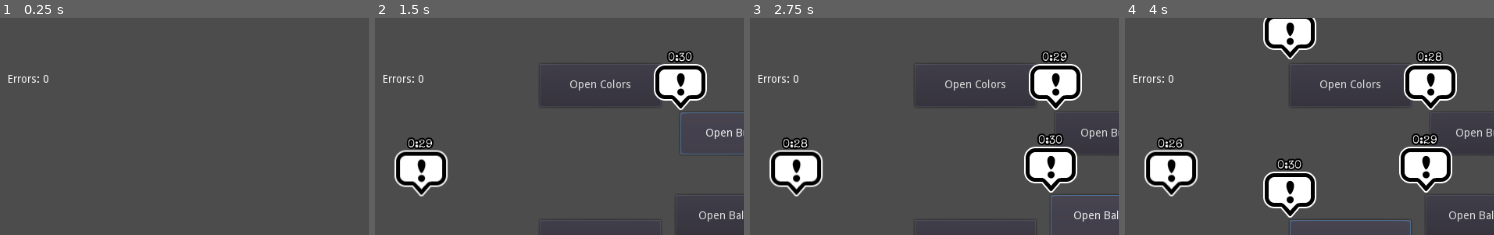
Above: before the commit, frames 1-4 (left to right).
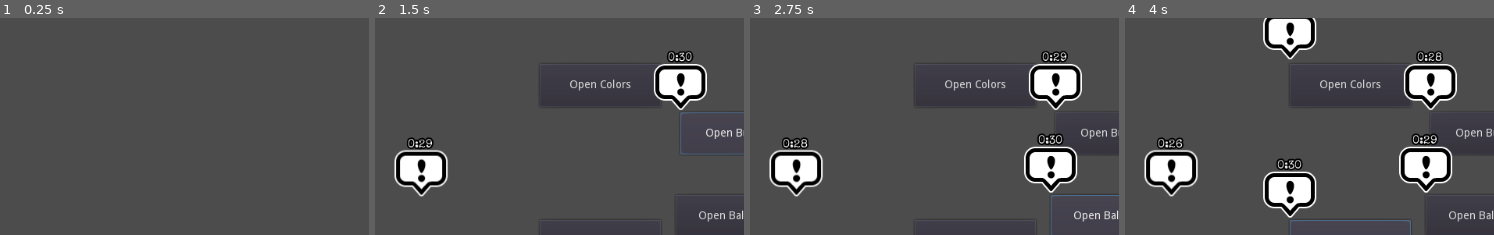
Above: after the commit, the same moments.

Repository: hupijekku/LD46
Game: Godot game, scene res://Scenes/Games/Main.tscn
Two runs of this game, one before a commit and one after it. Both use one fixed random seed, a clock stepped at 60 frames per second and the inputs below.
Inputs:
- Up to frame 1 (0.25 s): no input
- Up to frame 2 (1.5 s): click "START" at 0.5 s; click "Open ButtonX" at 1.25 s
- Up to frame 3 (2.75 s): click "Open BallMaze" at 2 s
- Up to frame 4 (4 s): click "Open Colors" at 2.75 s; click "Open ColorText" at 3.5 s
The pictures show only the part of the screen within x 41-91%, y 25-75%; the shares and areas given below are measured in that part.

The runs differ from the first frame. In frame 1, 0.2% of the frame differs, in the area x 2-14%, y 26-30%; in frame 2, 0.2%; in frame 3, 0.2%; in frame 4, 0.2%.

Commit message:
maze reset

Diff:
--- a/Project/Scenes/Games/Main.tscn
+++ b/Project/Scenes/Games/Main.tscn
@@ -173,11 +173,12 @@
 rect_rotation = 2.75544
 
 [node name="Mistakes" type="Label" parent="GUI"]
+visible = false
 margin_left = 398.947
 margin_top = 212.632
 margin_right = 451.947
 margin_bottom = 226.632
-text = "Errors: 0"
+text = "Mistakes: 0"
 __meta__ = {
 "_edit_use_anchors_": false
 }
--- a/Project/Scenes/Games/Maze/BallMaze.tscn
+++ b/Project/Scenes/Games/Maze/BallMaze.tscn
@@ -6,6 +6,9 @@
 [ext_resource path="res://Scripts/BallMaze.gd" type="Script" id=4]
 [ext_resource path="res://Themes/GameLabel.tres" type="Theme" id=5]
 [ext_resource path="res://Themes/ButtonDefault.tres" type="Theme" id=6]
+[ext_resource path="res://Sprites/reset.png" type="Texture" id=7]
+[ext_resource path="res://Sprites/reset_hover.png" type="Texture" id=8]
+[ext_resource path="res://Scripts/Ball.gd" type="Script" id=9]
 
 [sub_resource type="RectangleShape2D" id=1]
 extents = Vector2( 2, 2 )
@@ -90,6 +93,18 @@
 "_edit_use_anchors_": false
 }
 
+[node name="TextureButton" type="TextureButton" parent="Panel"]
+margin_left = 5.0
+margin_top = 5.0
+margin_right = 37.0
+margin_bottom = 37.0
+texture_normal = ExtResource( 7 )
+texture_pressed = ExtResource( 7 )
+texture_hover = ExtResource( 8 )
+__meta__ = {
+"_edit_use_anchors_": false
+}
+
 [node name="BallMaze" type="Node2D" parent="."]
 position = Vector2( 512, 304 )
 
@@ -113,6 +128,7 @@
 contacts_reported = 1
 contact_monitor = true
 can_sleep = false
+script = ExtResource( 9 )
 
 [node name="Sprite" type="Sprite" parent="BallMaze/Ball"]
 scale = Vector2( 3, 3 )
@@ -121,5 +137,8 @@
 [node name="CollisionShape2D" type="CollisionShape2D" parent="BallMaze/Ball"]
 position = Vector2( 0, 0.0437622 )
 shape = SubResource( 3 )
+
+[node name="Timer" type="Timer" parent="."]
 [connection signal="pressed" from="Panel/Button" to="." method="_on_Button_pressed"]
+[connection signal="pressed" from="Panel/TextureButton" to="." method="_on_reset_pressed"]
 [connection signal="body_entered" from="BallMaze/Ball" to="." method="_on_Ball_body_entered"]
--- /dev/null
+++ b/Project/Scripts/Ball.gd
@@ -0,0 +1,18 @@
+extends RigidBody2D
+
+var should_reset = false
+var positions = []
+var ballpos = 0
+
+func _ready():
+	pass
+
+func _integrate_forces(state):
+	if should_reset:
+		var x = positions[ballpos].x*4
+		var y = positions[ballpos].y*4
+		x = 512 + x
+		y = 304 + y
+		state.transform = Transform2D(0, Vector2(x, y))
+		state.linear_velocity = Vector2()
+		should_reset = false
--- a/Project/Scripts/BallMaze.gd
+++ b/Project/Scripts/BallMaze.gd
@@ -4,14 +4,20 @@
 var moved
 export var sensitivity = 1000
 var positions = [Vector2(-18,-18), Vector2(18,-18), Vector2(-18,18), Vector2(18,10)]
+var ballpos
+var goalpos
+var should_reset = false
 
 func _ready():
 	rand_seed(OS.get_time().second)
-	var ballpos = randi() % 4
-	var goalpos = randi() % 4
+	randomize()
+	ballpos = randi() % 4
+	goalpos = randi() % 4
 	while ballpos == goalpos:
 		goalpos = randi() % 4
 	$BallMaze/Ball.position = positions[ballpos]*4
+	$BallMaze/Ball.positions = positions
+	$BallMaze/Ball.ballpos = ballpos
 	$BallMaze/Maze/Goal.position = positions[goalpos]
 	pass
 
@@ -32,3 +38,23 @@
 
 func _on_Button_pressed():
 	queue_free()
+
+
+func _on_reset_pressed():
+	$BallMaze.rotation_degrees = 0
+	var timer = Timer.new()
+	timer.set_wait_time(0.1)
+	add_child(timer)
+	timer.connect("timeout", self, "_on_reset_timeout")
+	timer.set_one_shot(true)
+	timer.start()
+	yield(self, "reset_timer")
+	timer.stop()
+	$BallMaze/Ball.should_reset = true
+	$BallMaze/Maze/Goal.position = positions[goalpos]
+	pass # Replace with function body.
+
+signal reset_timer
+
+func _on_reset_timeout():
+	emit_signal("reset_timer")
Not shown: 1 places in Project/Scenes/Games/Maze/BallMaze.tscn that only renumber resources
Binary file added: Project/Sprites/reset.png
Not shown, added: Project/Sprites/reset.png.import
Binary file added: Project/Sprites/reset_hover.png
Not shown, added: Project/Sprites/reset_hover.png.import
